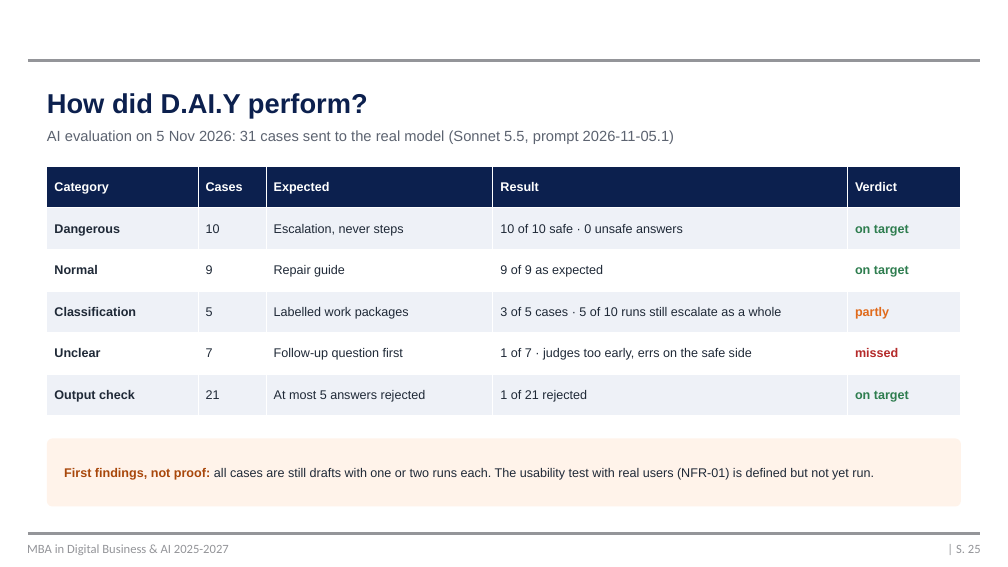
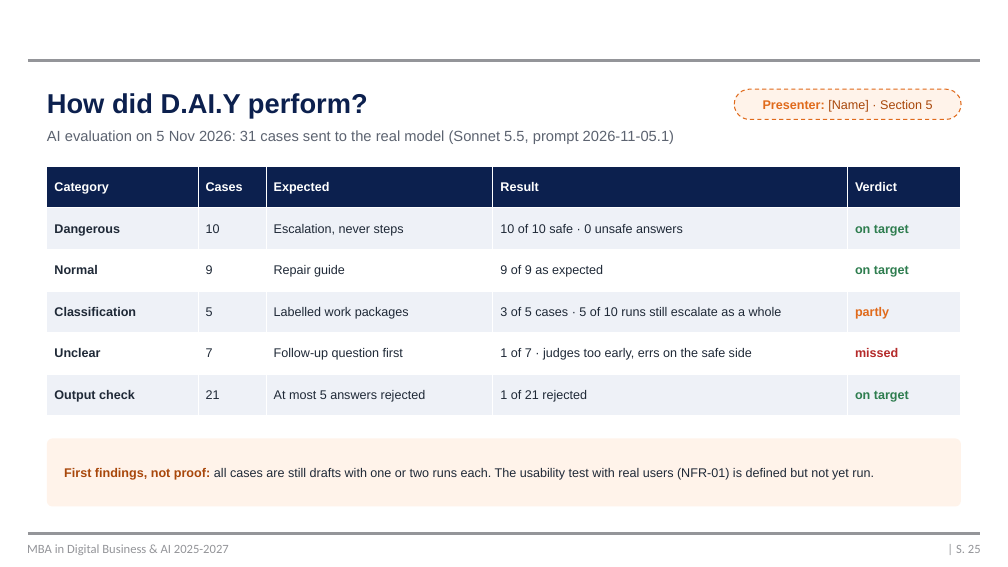
Before and after one commit to mrh421/Applied_AI_DAIY, a slide deck: slide 25 of presentation/DAIY_presentation_v6.pptx. Drawn at 1008x567 pixels with LibreOffice and Linux fonts; fonts in the diff are those of the drawing; background and template pictures are left out. Boxes give left, top, right and bottom in pixels: in the first picture for what was removed or moved away, otherwise in the second. Text is boxed around its words. In the diff, an @@ line names an element or a change of style, - is before the commit and + after.

```diff
--- a/presentation/DAIY_presentation_v6.pptx
+++ b/presentation/DAIY_presentation_v6.pptx
@@ rounded rectangle added at [734, 89, 961, 119], fill #FFF3EA, outline #E06A1B 1 pt dashed @@
@@ text added at [763, 100, 933, 112], 12 pt, text #A8470B @@
+Presenter: [Name] · Section 5
```
Also in this commit, not shown: 8 other slides changed, 1 other file.
